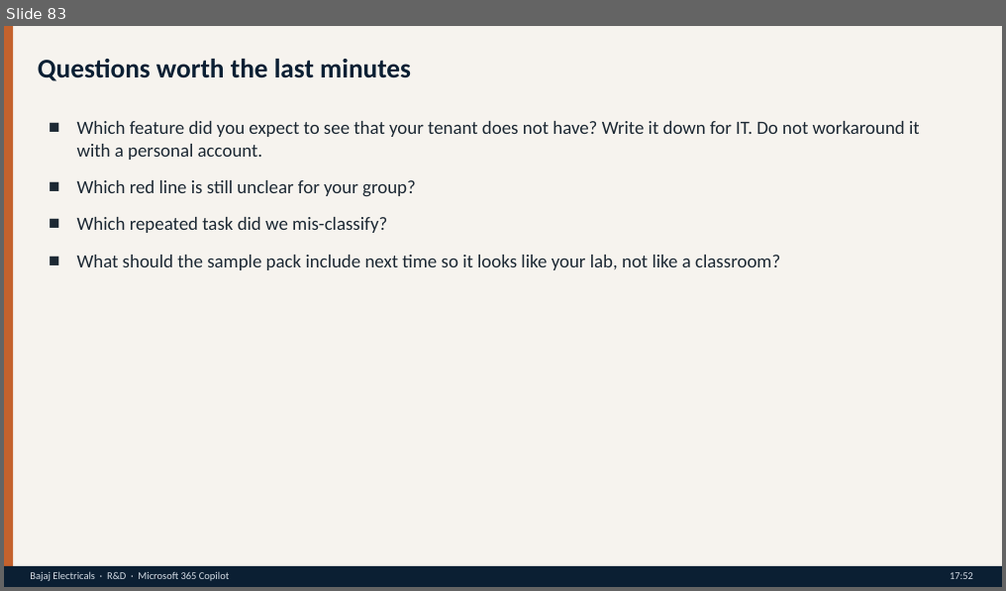
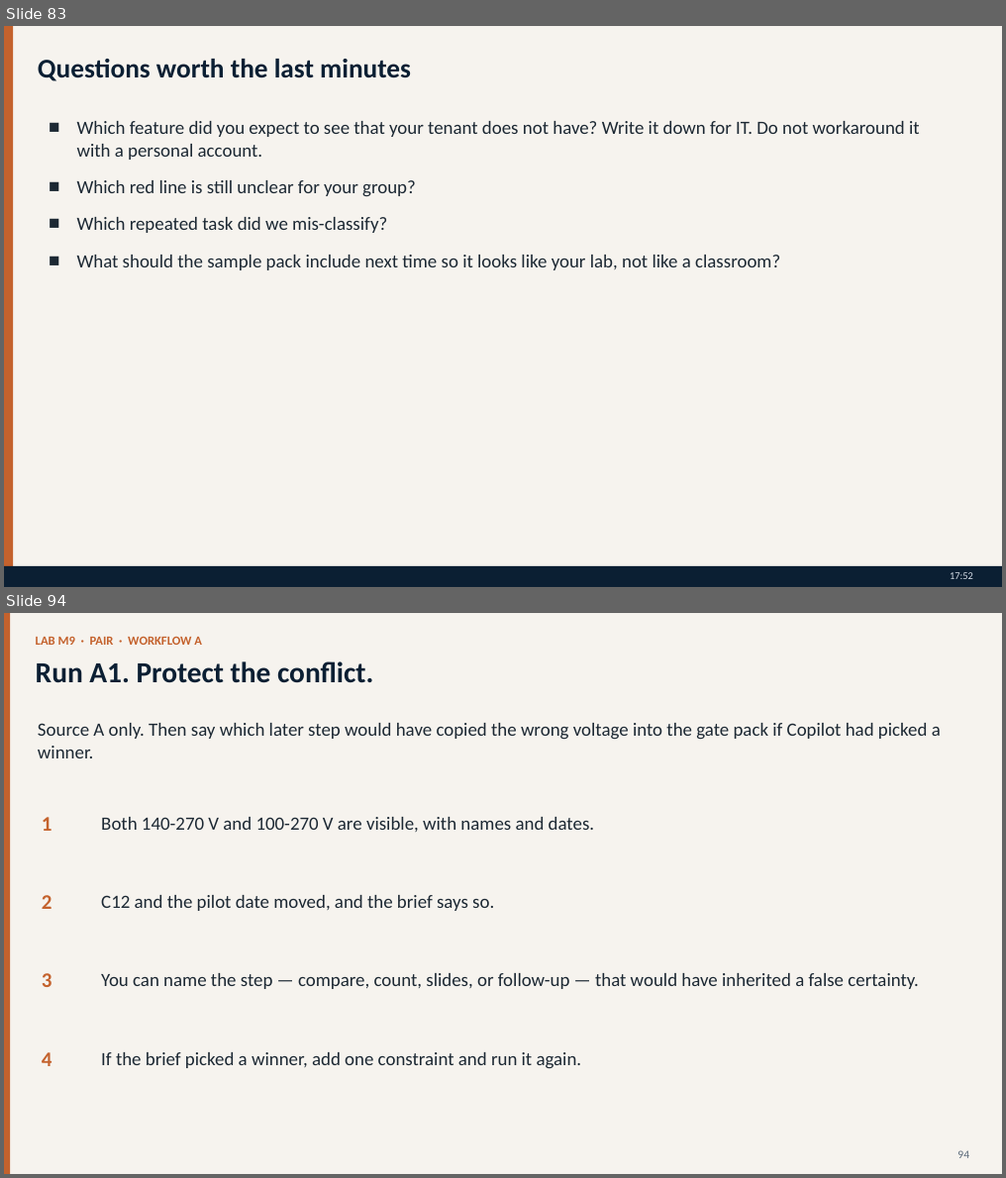
Before and after one commit to vikash-verma-profile/copiolot-bajaj-Tech, a slide deck: content/Copilot.pptx. Shown one above the other, each under a label of ours: slide 83 before the commit, slides 83 and 94 after it; the slides between them are not shown. The pictures are 1006x591 and 1006x1178 pixels, drawn with LibreOffice and Linux fonts; fonts in the diff are those of the drawing. Boxes give left, top, right and bottom in pixels: in the first picture for what was removed or moved away, otherwise in the second. Text is boxed around its words. In the diff, an @@ line names an element or a change of style, - is before the commit and + after.

```diff
--- a/content/Copilot.pptx
+++ b/content/Copilot.pptx
@@ slide 94 added at bbox=[4, 613, 1002, 1174], background #F6F3EE @@
@@ rectangle added at bbox=[4, 613, 10, 1174], fill #C4622D @@
@@ text added at bbox=[36, 636, 202, 645], 12 pt, text #C4622D, bold @@
+LAB M9 · PAIR · WORKFLOW A
@@ text added at bbox=[36, 662, 373, 683], 28 pt, text #0B1F33, bold @@
+Run A1. Protect the conflict.
@@ text added at bbox=[38, 723, 941, 759], 18 pt, text #1C2833 @@
+Source A only. Then say which later step would have copied the wrong voltage into the gate pack if Copilot had picked a winner.
@@ text added at bbox=[42, 817, 53, 831], 20 pt, text #C4622D, bold @@
+1
@@ text added at bbox=[101, 817, 594, 832], 18 pt, text #1C2833 @@
+Both 140-270 V and 100-270 V are visible, with names and dates.
@@ text added at bbox=[42, 895, 53, 909], 20 pt, text #C4622D, bold @@
+2
@@ text added at bbox=[101, 895, 494, 911], 18 pt, text #1C2833 @@
+C12 and the pilot date moved, and the brief says so.
@@ text added at bbox=[42, 973, 53, 987], 20 pt, text #C4622D, bold @@
+3
@@ text added at bbox=[101, 973, 919, 989], 18 pt, text #1C2833 @@
+You can name the step — compare, count, slides, or follow-up — that would have inherited a false certainty.
@@ text added at bbox=[42, 1053, 53, 1066], 20 pt, text #C4622D, bold @@
+4
@@ text added at bbox=[101, 1053, 582, 1069], 18 pt, text #1C2833 @@
+If the brief picked a winner, add one constraint and run it again.
@@ text added at bbox=[957, 1151, 969, 1158], 11 pt, text #5C6B7A @@
+94
@@ slide 83 changed as well @@
@@ text removed at bbox=[30, 571, 229, 581] @@
-Bajaj Electricals · R&D · Microsoft 365 Copilot
```
Also in this commit, not shown: 67 other slides changed, 31 other slides added, 8 other files.
